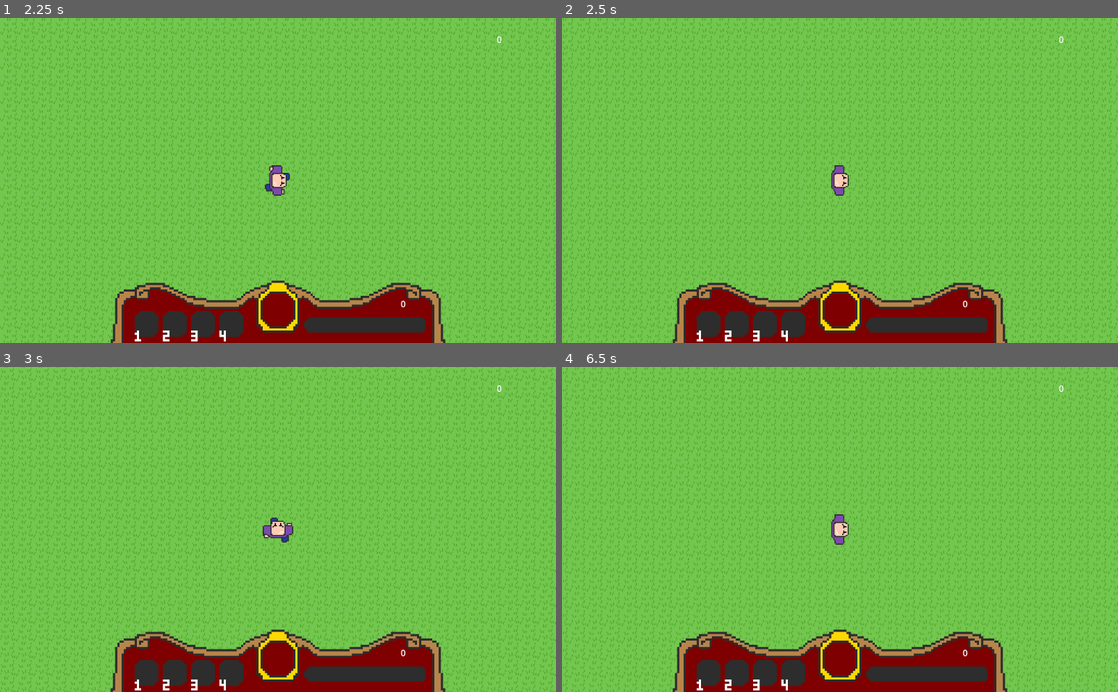
Above: before the commit, frames 1-4 (two rows, left to right).
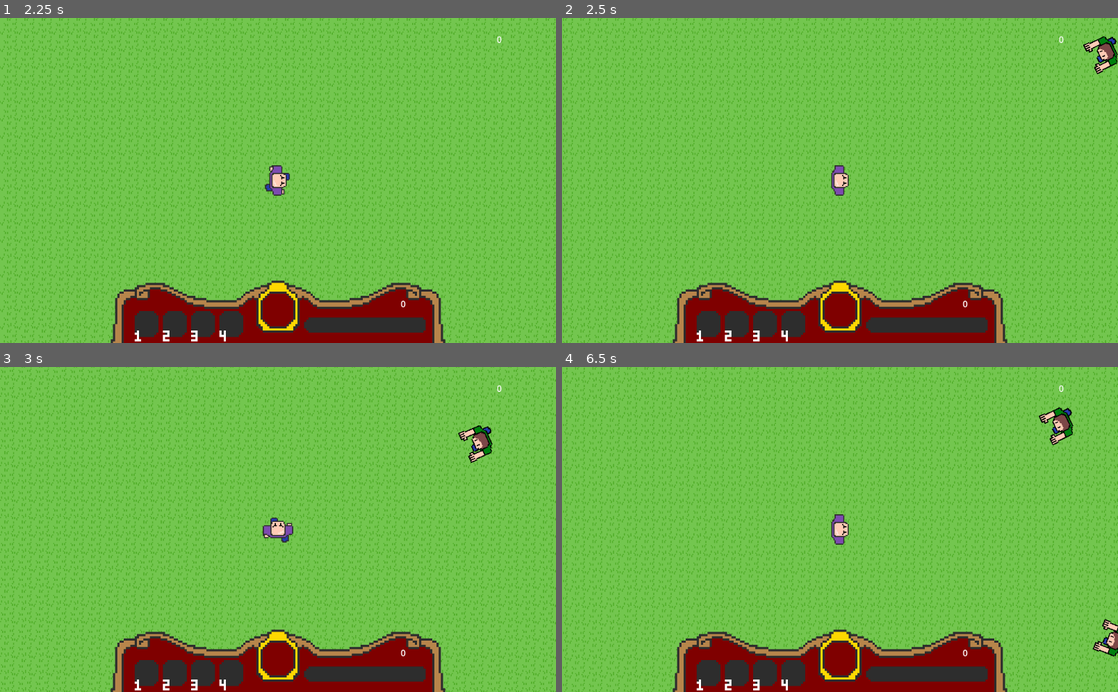
Above: after the commit, the same moments.

Repository: JessicaCC-gd/GGJ2024-2_4_1
Game: Godot game, scene res://level.tscn
Same seed, same stepped clock (60 frames per second), same inputs: the game is played once before the commit and once after it.
Inputs:
- Up to frame 1 (2.25 s): tap Enter at 0.5 s; hold Right (move_right) 0.53-1.28 s; hold Down (move_down) 1.28-2.03 s; hold Right (move_right) from 2.03 s (still down)
- Up to frame 2 (2.5 s): keep holding Right (move_right)
- Up to frame 3 (3 s): release Right (move_right) at 2.78 s; hold Up (move_up) from 2.78 s (still down)
- Up to frame 4 (6.5 s): release Up (move_up) at 3.53 s; hold Left (move_left) 3.53-5.03 s; hold Down (move_down) 5.03-5.78 s; hold Right (move_right) from 5.78 s (still down)

Frame 1 is identical in both runs. In frame 2, 0.4% of the frame differs, in the area x 93-100%, y 5-18%; in frame 3, 0.4%; in frame 4, 0.7%, in the area x 85-100%, y 12-90%.
Error before the commit: Parse Error: Could not preload resource file "res://enemy.tscn". (res://level.gd:7)

Commit message:
add back enemy movement

Diff:
--- a/enemy.gd
+++ b/enemy.gd
@@ -19,8 +19,8 @@
 	_raycast.set_target_position(_target.global_position - global_position)
 	_raycast.force_raycast_update()
 	if !_raycast.is_colliding():
-		#direction = _raycast.target_position.normalized()
-		print("Enemy can see player")
+		direction = _raycast.target_position.normalized()
+		#print("Enemy can see player")
 
 
 func _physics_process(delta):
--- a/enemy.tscn
+++ b/enemy.tscn
@@ -1,5 +1,6 @@
 [gd_scene load_steps=10 format=3 uid="uid://caw7rqaxhu3h7"]
 
+[ext_resource type="Texture2D" uid="uid://dk0rslfm1nrq5" path="res://assets/sprites/tickler_walk.png" id="1_dblfr"]
 [ext_resource type="Script" path="res://enemy.gd" id="1_r2d8k"]
 
 [sub_resource type="AtlasTexture" id="AtlasTexture_jygyw"]
@@ -58,9 +59,6 @@
 [sub_resource type="CircleShape2D" id="CircleShape2D_pe2hc"]
 radius = 16.0
 
-[sub_resource type="CircleShape2D" id="CircleShape2D_g0b37"]
-radius = 22.2036
-
 [node name="enemy" type="CharacterBody2D"]
 script = ExtResource("1_r2d8k")
 
@@ -71,12 +69,5 @@
 [node name="CollisionShape2D" type="CollisionShape2D" parent="."]
 shape = SubResource("CircleShape2D_pe2hc")
 
-[node name="Area2D" type="Area2D" parent="."]
-
-[node name="CollisionShape2D" type="CollisionShape2D" parent="Area2D"]
-shape = SubResource("CircleShape2D_g0b37")
-
-[connection signal="body_entered" from="Area2D" to="." method="_on_area_2d_body_entered"]
-[connection signal="body_exited" from="Area2D" to="." method="_on_area_2d_body_exited"]
 [node name="RayCast2D" type="RayCast2D" parent="."]
 target_position = Vector2(-45, 11)
